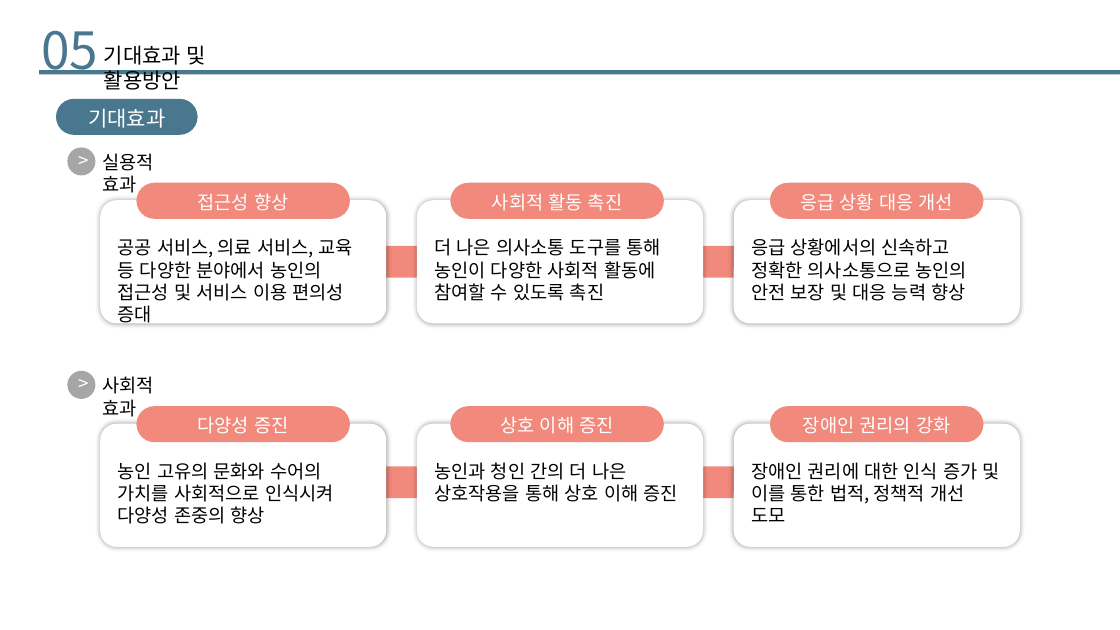
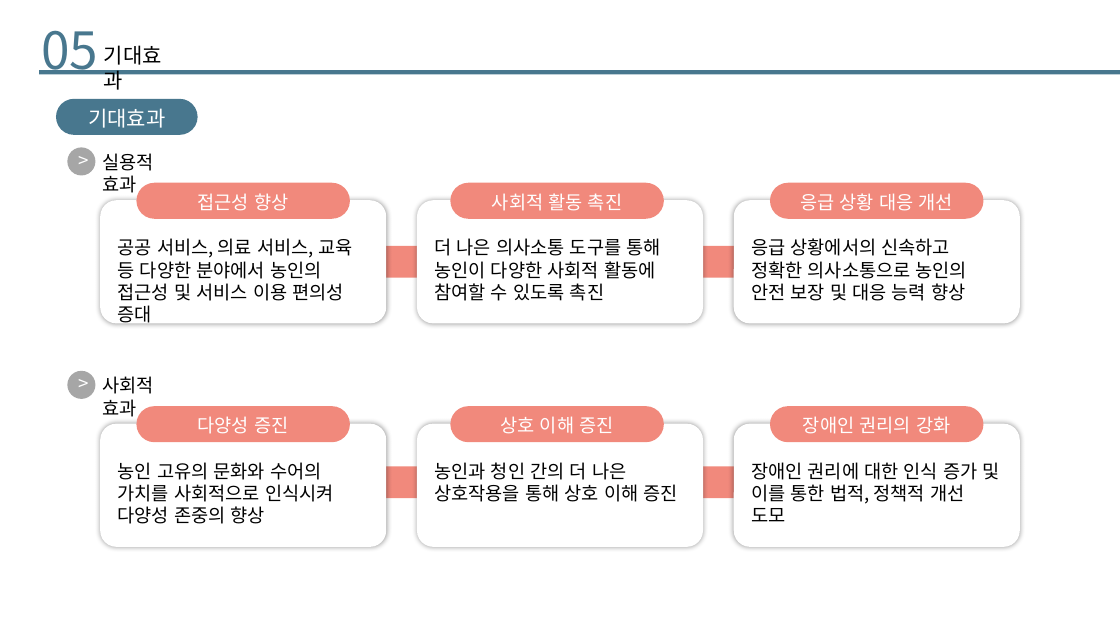
Before and after one commit to SeeUSoon93/final_project, a slide deck: slide 12 of Project/01. Document/실전 프로젝트 기획발표.pptx. Drawn at 1120x630 pixels with LibreOffice and Linux fonts; fonts in the diff are those of the drawing. Boxes give left, top, right and bottom in pixels: in the first picture for what was removed or moved away, otherwise in the second. Text is boxed around its words. In the diff, an @@ line names an element or a change of style, - is before the commit and + after.

```diff
--- a/Project/01. Document/실전 프로젝트 기획발표.pptx
+++ b/Project/01. Document/실전 프로젝트 기획발표.pptx
@@ text at (104,45,162,90): text changed @@
-기대효과 및 활용방안
+기대효과
```
Also in this commit, not shown: 10 other slides changed, 1 slide removed, 3 other files.
